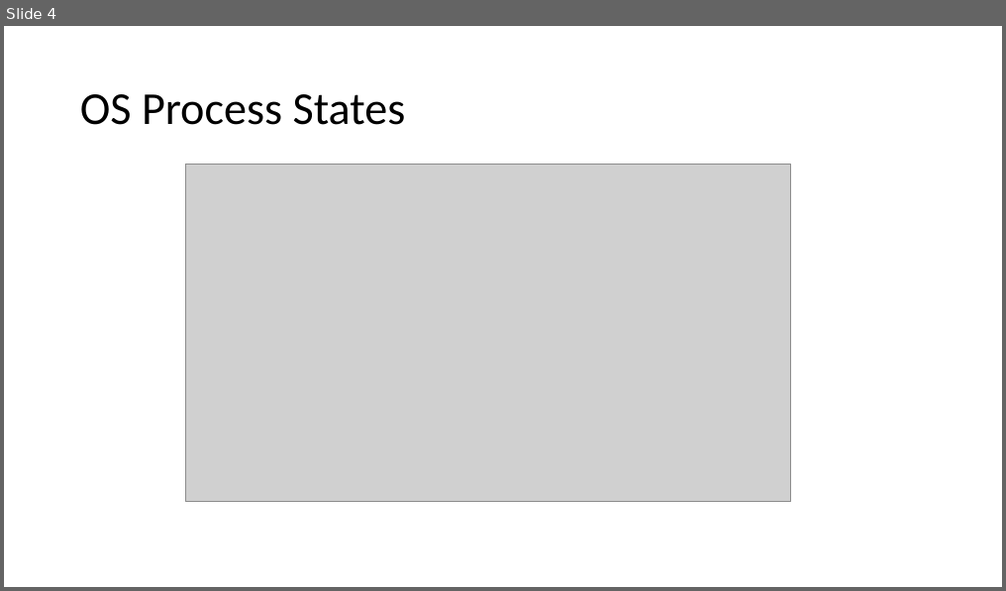
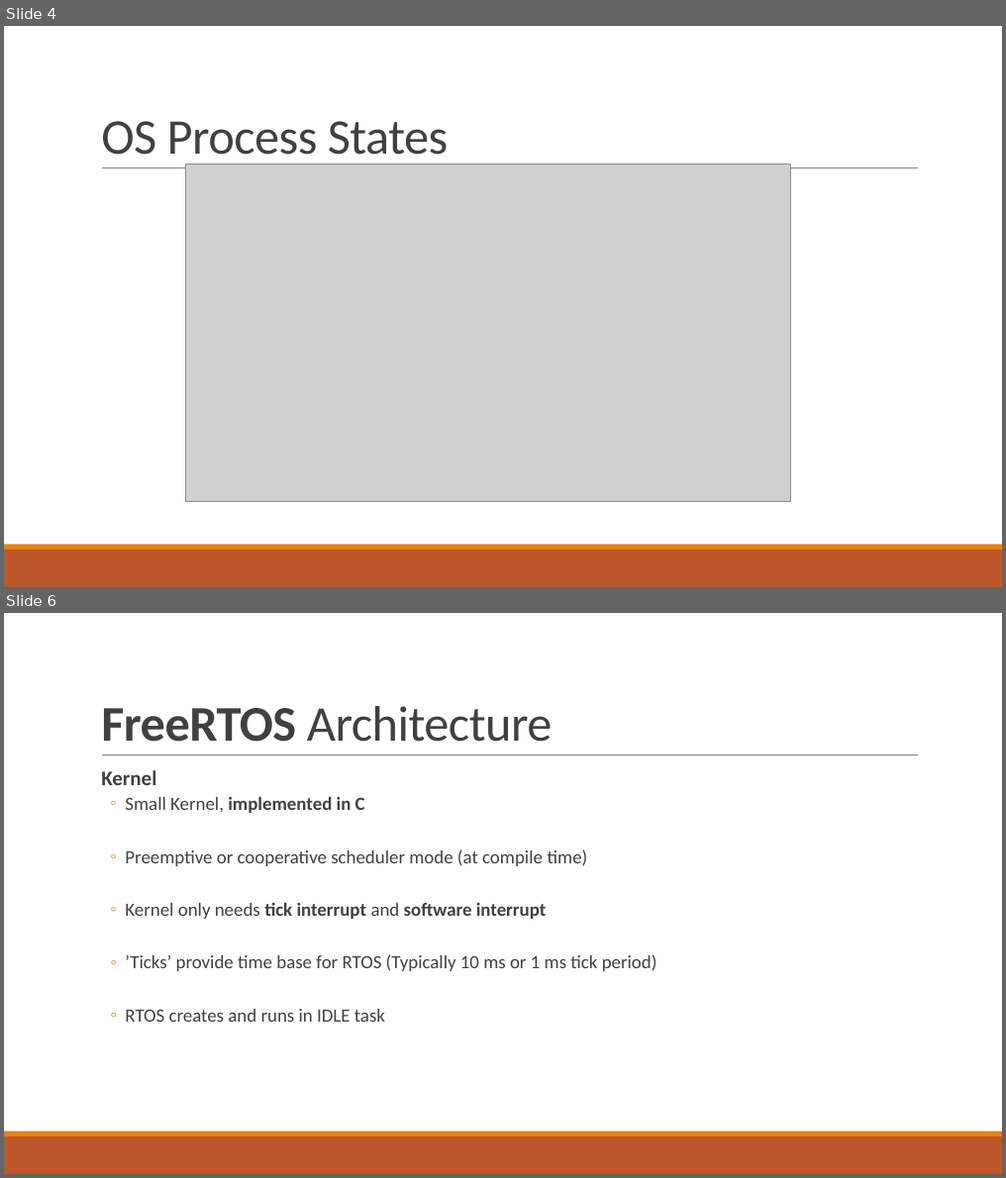
Before and after one commit to tfineich/INTRO_Projekt, a slide deck: Recap_SW5_Ineichen_Stecher.pptx. Shown one above the other, each under a label of ours: slide 4 before the commit, slides 4 and 6 after it; the slides between them are not shown. The pictures are 1006x591 and 1006x1178 pixels, drawn with LibreOffice and Linux fonts; fonts in the diff are those of the drawing; grey boxes stand for pictures. Boxes give left, top, right and bottom in pixels: in the first picture for what was removed or moved away, otherwise in the second. Text is boxed around its words. In the diff, an @@ line names an element or a change of style, - is before the commit and + after.

```diff
--- a/Recap_SW5_Ineichen_Stecher.pptx
+++ b/Recap_SW5_Ineichen_Stecher.pptx
@@ slide 6 added at bbox=[4, 613, 1002, 1174], background #FFFFFF; not listed: 3 template elements that a slide beside it also shows @@
@@ title added at bbox=[101, 706, 551, 742], 48 pt, text #404040 @@
+FreeRTOS Architecture
@@ text added at bbox=[101, 770, 657, 1022], 18 pt, text #404040 @@
+  Kernel
+  ◦ Small Kernel, implemented in C
+  ◦ Preemptive or cooperative scheduler mode (at compile time)
+  ◦ Kernel only needs tick interrupt and software interrupt
+  ◦ ’Ticks’ provide time base for RTOS (Typically 10 ms or 1 ms tick period)
+  ◦ RTOS creates and runs in IDLE task
@@ slide 4 changed as well @@
@@ title "OS Process States": place and size @@
-title "OS Process States" at bbox=[80, 94, 406, 125]
+title "OS Process States" at bbox=[101, 121, 449, 166]
@@ title "OS Process States" at bbox=[101, 121, 449, 166]: size 44 to 48 pt, text colour #000000 to #404040, letter spacing 0 to -0.5 pt; line spacing 0.9 to 0.85; vertical alignment middle to bottom @@
@@ line added from (102, 169) to (918, 169), #808080 0.5 pt @@
@@ rectangle added at bbox=[4, 550, 1002, 587], fill #BD582C @@
@@ rectangle added at bbox=[4, 545, 1002, 550], fill #E48312 @@
```
Also in this commit, not shown: 4 other slides changed, 8 other slides added.
